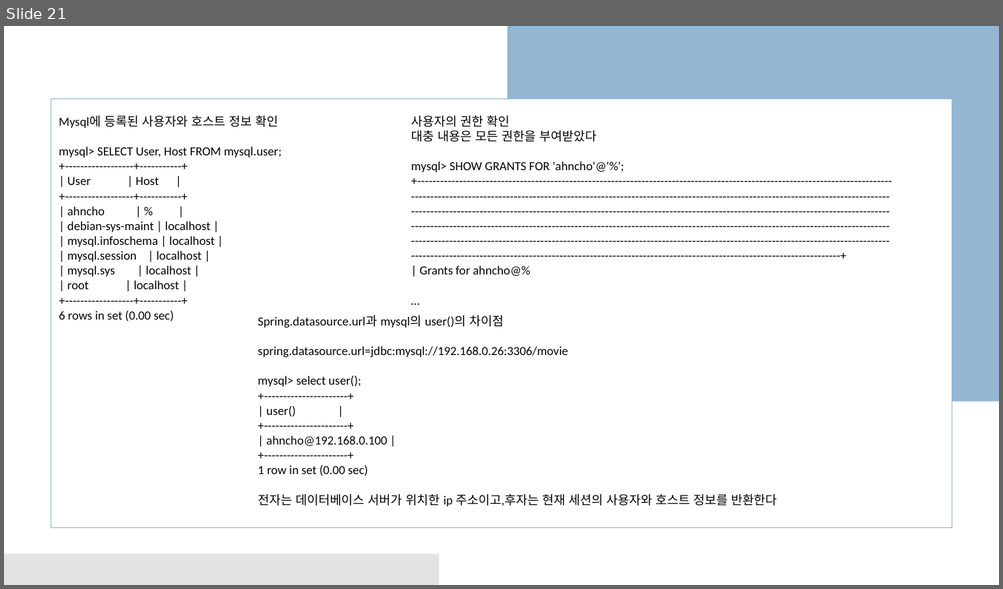
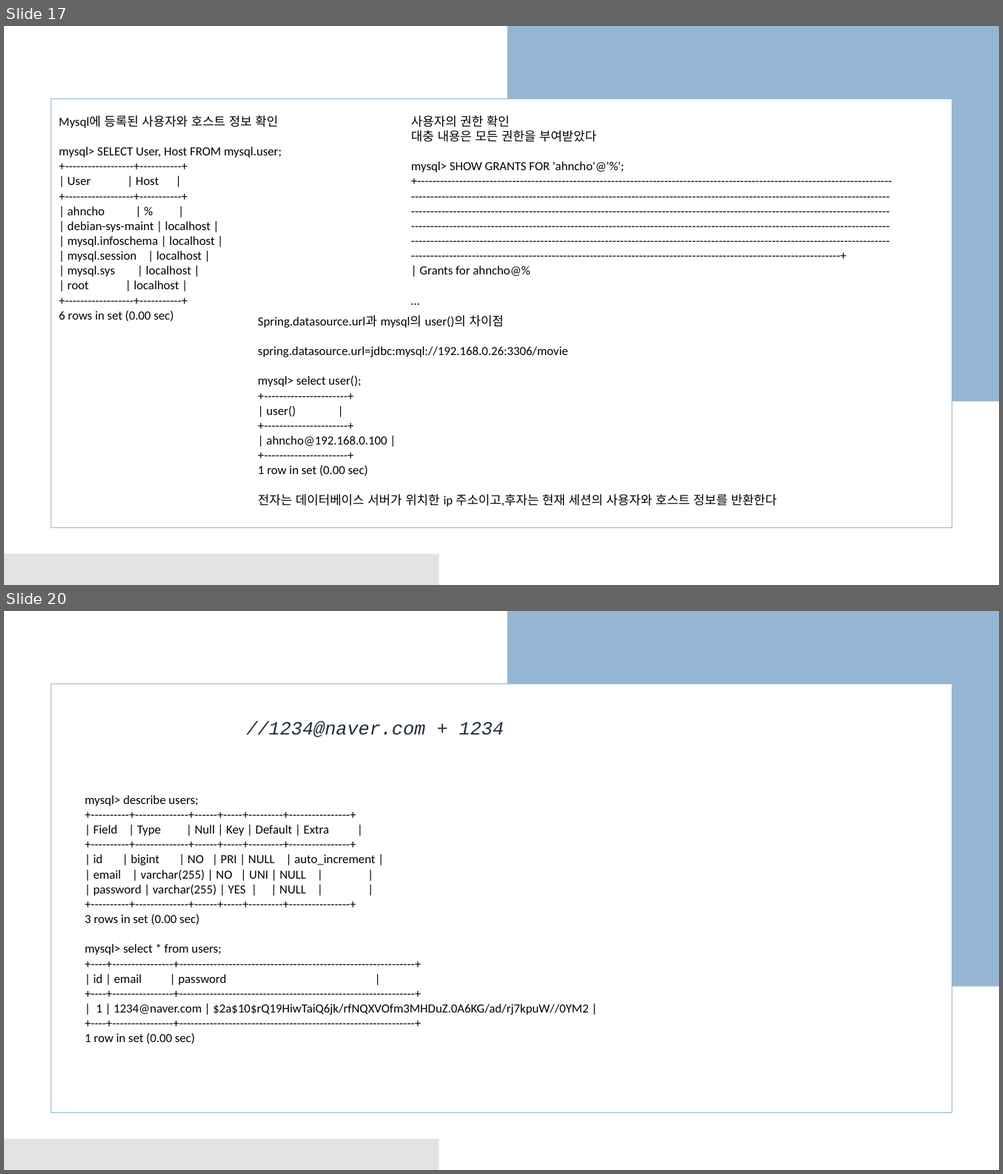
Before and after one commit to business-sixtick/recommend_movie, a slide deck: doc/세종교육_AI프로젝트.pptx. Shown one above the other, each under a label of ours: slide 21 before the commit, slides 17 and 20 after it; the slides between them are not shown. The pictures are 1003x589 and 1003x1174 pixels, drawn with LibreOffice and Linux fonts; fonts in the diff are those of the drawing. Boxes give left, top, right and bottom in pixels: in the first picture for what was removed or moved away, otherwise in the second. Text is boxed around its words. In the diff, an @@ line names an element or a change of style, - is before the commit and + after.

```diff
--- a/doc/세종교육_AI프로젝트.pptx
+++ b/doc/세종교육_AI프로젝트.pptx
@@ slide 20 added at (4,611,999,1170), background #FFFFFF; not listed: 3 template elements that a slide beside it also shows @@
@@ text added at (246,721,504,738), 18 pt, text #202C3B, italic @@
+//1234@naver.com + 1234
@@ text added at (85,795,588,1044), 12 pt, text #000000 @@
+mysql> describe users;
++----------+--------------+------+-----+---------+----------------+
+| Field | Type | Null | Key | Default | Extra |
++----------+--------------+------+-----+---------+----------------+
+| id | bigint | NO | PRI | NULL | auto_increment |
+| email | varchar(255) | NO | UNI | NULL | |
+| password | varchar(255) | YES | | NULL | |
++----------+--------------+------+-----+---------+----------------+
+3 rows in set (0.00 sec)
+mysql> select * from users;
++----+----------------+--------------------------------------------------------------+
+| id | email | password |
++----+----------------+--------------------------------------------------------------+
+| 1 | 1234@naver.com | $2a$10$rQ19HiwTaiQ6jk/rfNQXVOfm3MHDuZ.0A6KG/ad/rj7kpuW//0YM2 |
++----+----------------+--------------------------------------------------------------+
+1 row in set (0.00 sec)
@@ what was slide 21 is now slide 17 @@
```
Also in this commit, not shown: 8 slides changed, 2 other slides added, 4 slides removed.
